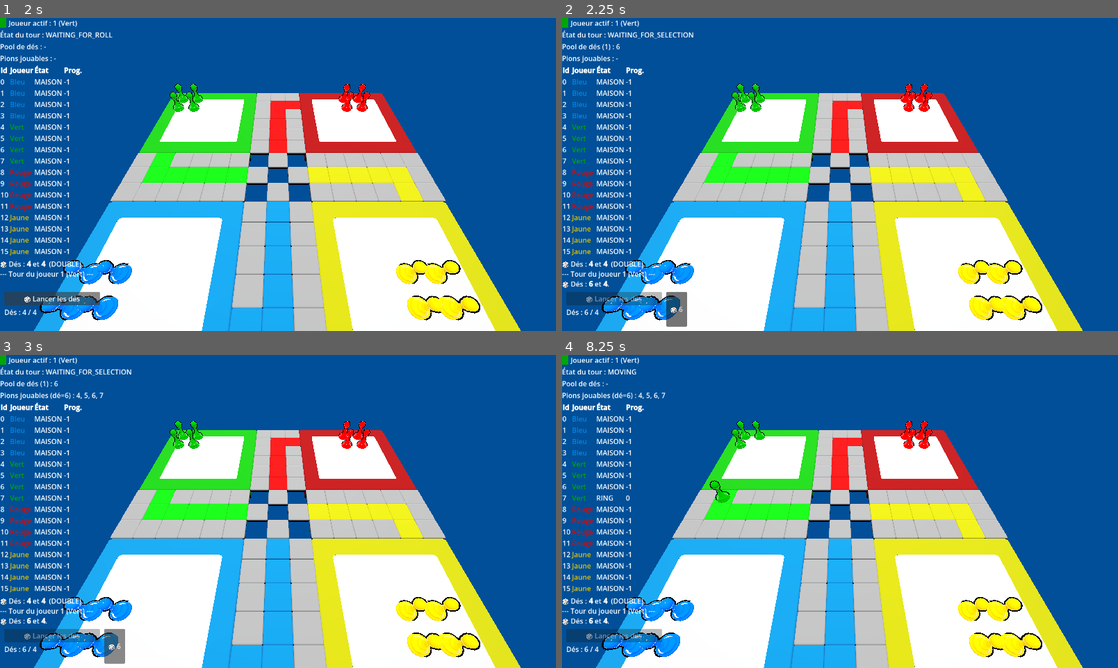
Above: before the commit, frames 1-4 (two rows, left to right).
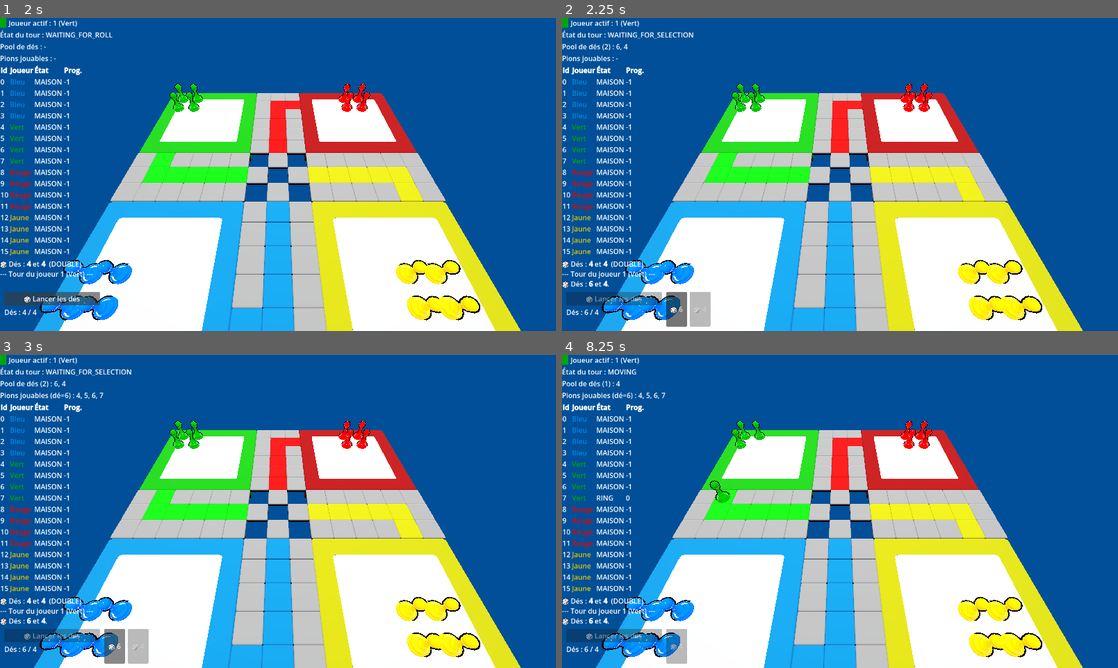
Above: after the commit, the same moments.

Repository: Davelerino/ludo-game
Game: Godot game, scene res://scenes/ui/main_menu.tscn
The game is run twice, just before and just after one commit, with the same random seed, the same clock (stepped at 60 frames per second) and the same inputs.
Inputs (mouse positions are in pixels of both pictures, inside the frame that each line leads up to):
- Up to frame 1 (2 s): click "Jouer" at 0.5 s; click "🎲 Lancer les dés" at 1.25 s
- Up to frame 2 (2.25 s): click "🎲 Lancer les dés" at 2 s
- Up to frame 3 (3 s): click "🎲 6" at 2.75 s
- Up to frame 4 (8.25 s): click "🎲 6" at 3.5 s; click "🎲 6" at 4.25 s; tap Enter at 5, 6.5, 8 s; move the mouse to (812, 574) at 5.02 s; press the mouse at (812, 574) at 5.03 s; release the mouse at (812, 574) at 5.75 s; tap Space at 5.75, 7.25 s; drag from (1006, 558) to (812, 574) at 5.77 s; move the mouse to (673, 464) at 6.52 s; press the mouse at (673, 464) at 6.53 s; release the mouse at (673, 464) at 7.25 s; drag from (867, 511) to (673, 464) at 7.27 s; move the mouse to (756, 433) at 8.02 s; press the mouse at (756, 433) at 8.03 s

Frame 1 is identical in both runs. In frame 2, 0.4% of the frame differs, in the area x 7-27%, y 8-99%; in frame 3, 0.4%; in frame 4, 0.4%, in the area x 7-23%, y 8-99%.

Commit message:
Corrige la perte prematuree de des jouables plus tard dans le tour
Le pool elaguait tout de sans coup legal immediat (ex. un 4 quand les 4
pions sont encore a la Maison), alors que jouer un autre de d'abord (le
6 qui fait sortir un pion) peut le rendre jouable ensuite. Un de ne
quitte desormais le pool que lorsqu'il est reellement joue ; l'UI se
contente de griser les des temporairement injouables sans les retirer.

Co-Authored-By: Claude Sonnet 5 <noreply@anthropic.com>

Diff:
--- a/scripts/managers/turn_manager.gd
+++ b/scripts/managers/turn_manager.gd
@@ -66,8 +66,12 @@
 ## Pool de dés en attente ce tour : Array de {"id": int, "value": int}.
 ## Entièrement construit par _run_roll_chain() AVANT tout choix du joueur
 ## (§5.1 : fini d'attendre la fin du tour pour la relance du double six, tout
-## est dans le pool dès le départ) ; rétrécit au fil des coups joués (voir
-## _remove_from_pool()) et de l'élagage des dés morts (_prune_dead_dice()).
+## est dans le pool dès le départ) ; ne rétrécit QUE lorsqu'un dé est
+## effectivement joué (voir _remove_from_pool()) — un dé sans coup légal à
+## l'instant T reste dans le pool, car jouer un AUTRE dé d'abord peut le
+## rendre jouable ensuite (ex. sortir un pion de la Maison avec un 6 rend un 4
+## jouable). L'UI grise juste les dés temporairement injouables
+## (dice_pool_view.gd:_is_dead()), elle ne les retire pas.
 var dice_pool: Array = []
 
 ## Id (dans dice_pool) du dé actuellement armé par select_die(), en attente
@@ -172,11 +176,15 @@
 	var pool_values: Array = dice_pool.map(func(e): return e.value)
 
 	# Cas L2/L3/L4 : aucun coup possible avec AUCUN dé du pool -> tour perdu.
+	# NOTE : on ne retire PAS ici les dés individuellement injouables À CET
+	# INSTANT (ex. un 4 alors que les 4 pions sont encore à la Maison) — jouer
+	# un AUTRE dé du pool en premier (ex. le 6 qui fait sortir un pion) peut
+	# rendre ce dé jouable ensuite. Un dé ne quitte le pool que lorsqu'il est
+	# effectivement joué (_remove_from_pool()), jamais par élagage préventif.
 	if not RuleEngine.has_any_legal_move(active_player, board_manager.all_pawns, pool_values, locked_pawn_ids):
 		_end_turn("no_legal_move")
 		return
 
-	_prune_dead_dice()
 	GameEvents.dice_pool_changed.emit(active_player, dice_pool)
 	_change_state(TurnState.WAITING_FOR_SELECTION)
 
@@ -359,22 +367,6 @@
 			return
 
 
-## Retire silencieusement du pool les dés devenus injouables par AUCUN pion
-## (verrouillage post-capture, pions finis...) pour ne jamais laisser un dé
-## mort-vivant affiché dans l'UI. Appelé après construction du pool et après
-## chaque coup joué.
-func _prune_dead_dice() -> void:
-	var pruned: bool = false
-	var i: int = dice_pool.size() - 1
-	while i >= 0:
-		if RuleEngine.is_dice_value_unusable(active_player, board_manager.all_pawns, dice_pool[i].value, locked_pawn_ids):
-			dice_pool.remove_at(i)
-			pruned = true
-		i -= 1
-	if pruned:
-		GameEvents.dice_pool_changed.emit(active_player, dice_pool)
-
-
 # ----------------------------------------------------------------------------
 # État 5 -> 6 : fin de l'animation du déplacement
 # ----------------------------------------------------------------------------
@@ -405,16 +397,21 @@
 		GameEvents.victory.emit(winner)
 		return
 
-	# 2. Reste-t-il des dés jouables dans le pool ? Si oui, on continue.
+	# 2. Reste-t-il au moins un dé ENCORE JOUABLE dans le pool ? Un dé qui
+	#    n'a pas de coup légal À CET INSTANT peut le redevenir après un autre
+	#    coup (voir la note dans _resolve_checked_moves()) — on ne le retire
+	#    donc pas du pool tant qu'il n'a pas été effectivement joué, on
+	#    vérifie juste si LE POOL DANS SON ENSEMBLE offre encore un coup.
 	if not dice_pool.is_empty():
-		_prune_dead_dice()
-		if not dice_pool.is_empty():
+		var pool_values: Array = dice_pool.map(func(e): return e.value)
+		if RuleEngine.has_any_legal_move(active_player, board_manager.all_pawns, pool_values, locked_pawn_ids):
 			_change_state(TurnState.WAITING_FOR_SELECTION)
 			return
 
-	# 3. Pool vide : fin du tour. Le chaînage des double six (§5.1) a déjà été
-	#    entièrement résolu en amont dans _run_roll_chain() — il n'y a plus de
-	#    notion d'"extra tour accordé ici", le tour avance toujours.
+	# 3. Pool vide, ou plus aucun dé restant n'est jouable : fin du tour. Le
+	#    chaînage des double six (§5.1) a déjà été entièrement résolu en amont
+	#    dans _run_roll_chain() — il n'y a plus de notion d'"extra tour
+	#    accordé ici", le tour avance toujours.
 	_end_turn("all_dice_consumed")
 
 
--- a/ui/dice/dice_pool_view.gd
+++ b/ui/dice/dice_pool_view.gd
@@ -55,10 +55,13 @@
 		_hbox.add_child(btn)
 
 
-## Un dé est "mort" (grisé) si aucun pion du joueur actif ne peut le jouer,
-## par exemple parce que le seul pion capable a été verrouillé par une
-## capture ce tour-ci (§8.3/L10) — TurnManager._prune_dead_dice() finit par
-## le retirer du pool, mais on grise dès que possible pour l'UX.
+## Un dé est temporairement "mort" (grisé, mais PAS retiré du pool) si aucun
+## pion du joueur actif ne peut le jouer À CET INSTANT — par exemple parce que
+## tous les pions sont encore à la Maison (besoin d'un 6 d'abord) ou que le
+## seul pion capable a été verrouillé par une capture ce tour-ci (§8.3/L10).
+## Jouer un AUTRE dé du pool peut le rendre jouable ensuite (voir
+## TurnManager.dice_pool) : ce grisage est donc réévalué à chaque
+## reconstruction des boutons, pas figé.
 func _is_dead(value: int) -> bool:
 	if not turn_manager or not board_manager:
 		return false
